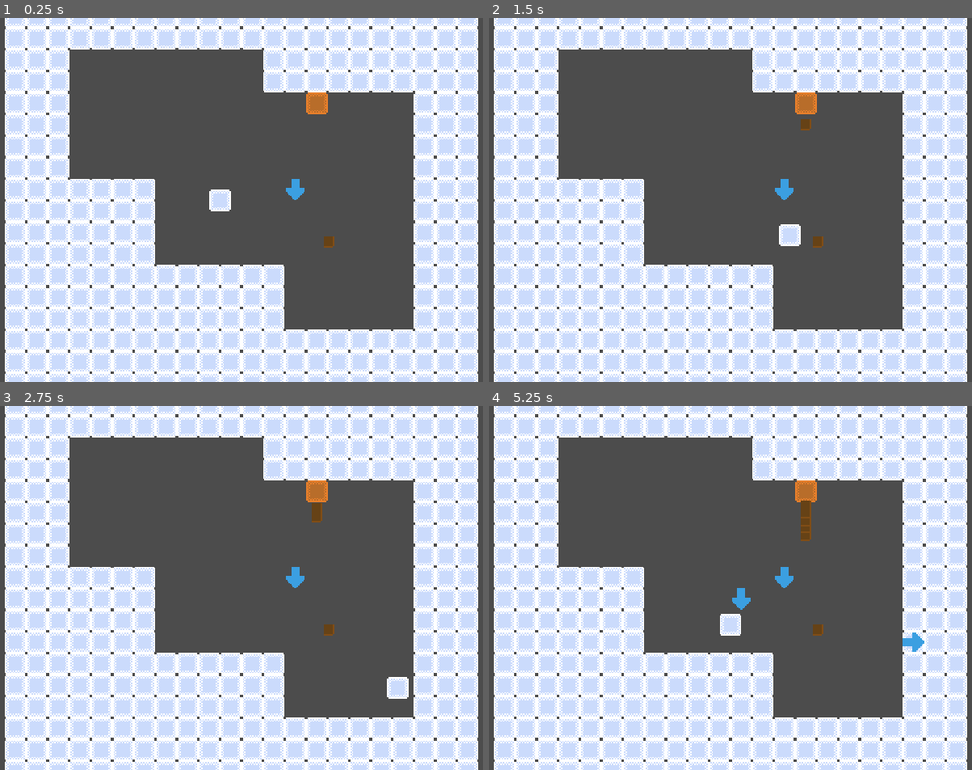
Above: before the commit, frames 1-4 (two rows, left to right).
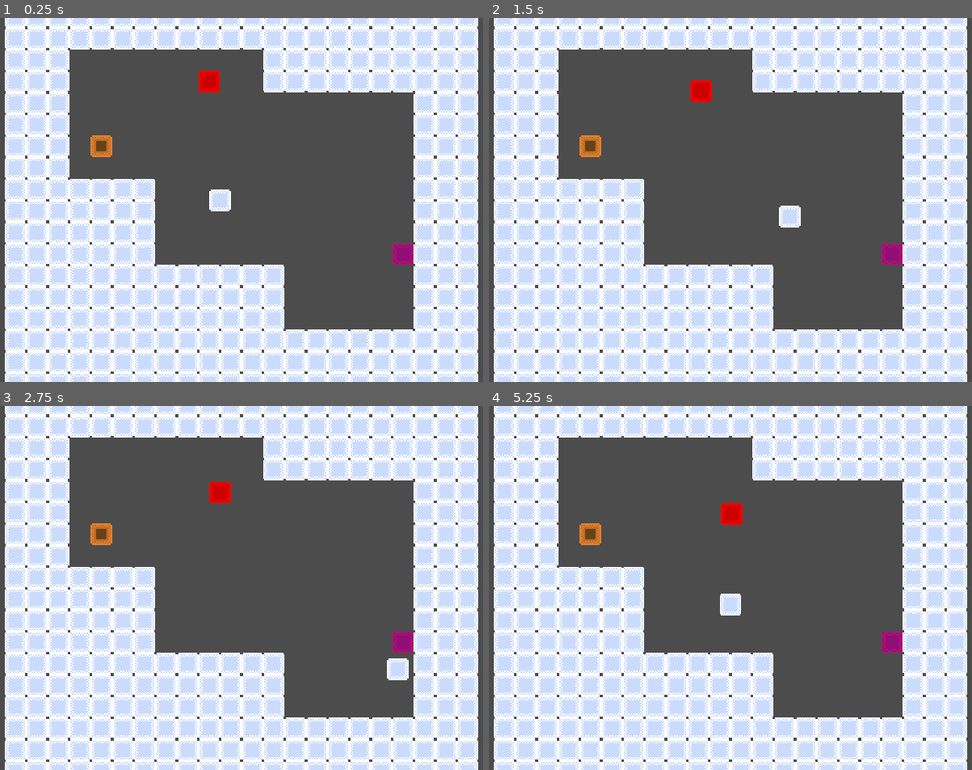
Above: after the commit, the same moments.

Repository: jakubtomsu/ludum-dare-53
Game: Godot game, scene res://TestLevel.tscn
The game is run twice, just before and just after one commit, with the same random seed, the same clock (stepped at 60 frames per second) and the same inputs.
Inputs (mouse positions are in pixels of both pictures, inside the frame that each line leads up to):
- Up to frame 1 (0.25 s): no input
- Up to frame 2 (1.5 s): move the mouse to (851, 181) at 0.52 s; hold D (player_move_right) 0.53-1.28 s; tap R (player_place_rotate, bound only before the commit) at 0.6 s; click (851, 181) at 0.8 s; move the mouse to (580, 218) at 1.27 s; hold S (player_move_down) from 1.28 s (still down); click (580, 218) at 1.35 s
- Up to frame 3 (2.75 s): tap R (player_place_rotate, bound only before the commit) at 1.55 s; move the mouse to (284, 507) at 2.02 s; release S (player_move_down) at 2.03 s; hold D (player_move_right) from 2.03 s (still down); tap Space (player_dash) at 2.1 s; click (284, 507) at 2.3 s
- Up to frame 4 (5.25 s): move the mouse to (677, 660) at 2.77 s; release D (player_move_right) at 2.78 s; hold W (player_move_up) 2.78-3.53 s; tap R (player_place_rotate, bound only before the commit) at 2.85, 4.35 s; move the mouse to (904, 642) at 3.52 s; hold A (player_move_left) 3.53-5.03 s; click (904, 642) at 3.6 s; move the mouse to (513, 533) at 4.27 s; move the mouse to (740, 588) at 5.02 s; hold S (player_move_down) from 5.03 s (still down); click (740, 588) at 5.1 s

The runs differ from the first frame. In frame 1, 1.2% of the frame differs, in the area x 18-86%, y 14-68%; in frame 2, 1.8%; in frame 3, 1.8%; in frame 4, 2.2%, in the area x 18-91%, y 20-68%.

Commit message:
Kicking, player, ...

Diff:
--- /dev/null
+++ b/Enemy.gd
@@ -0,0 +1,14 @@
+extends KinematicBody2D
+
+var velocity = Vector2()
+# like a stun factor just reversed
+var movement_factor: float = 0.0
+
+func _process(delta):
+	velocity += (Global.player.position - position).normalized() * delta * 20 * movement_factor
+	velocity /= 1.0 + delta * 2.0 * movement_factor
+
+	movement_factor = lerp(movement_factor, 1.0, delta * 2.0)
+
+func _physics_process(delta):
+	velocity = move_and_slide(velocity)
--- /dev/null
+++ b/Enemy.tscn
@@ -0,0 +1,18 @@
+[gd_scene load_steps=4 format=2]
+
+[ext_resource path="res://Sprites/placeholder.png" type="Texture" id=1]
+[ext_resource path="res://Enemy.gd" type="Script" id=2]
+
+[sub_resource type="RectangleShape2D" id=1]
+
+[node name="Enemy" type="KinematicBody2D" groups=["enemy"]]
+modulate = Color( 1, 0, 0, 1 )
+collision_layer = 8
+collision_mask = 11
+script = ExtResource( 2 )
+
+[node name="CollisionShape2D" type="CollisionShape2D" parent="."]
+shape = SubResource( 1 )
+
+[node name="Sprite" type="Sprite" parent="."]
+texture = ExtResource( 1 )
--- a/Packages/NormalPackage.tscn
+++ b/Packages/NormalPackage.tscn
@@ -4,11 +4,12 @@
 [ext_resource path="res://Packages/Package.gd" type="Script" id=2]
 
 [sub_resource type="CircleShape2D" id=1]
-radius = 3.0
+radius = 4.0
 
-[node name="NormalPackage" type="RigidBody2D"]
-mode = 2
-linear_damp = 10.0
+[node name="NormalPackage" type="KinematicBody2D"]
+z_index = 200
+collision_layer = 2
+collision_mask = 3
 script = ExtResource( 2 )
 
 [node name="Sprite" type="Sprite" parent="."]
--- a/Packages/Package.gd
+++ b/Packages/Package.gd
@@ -1,4 +1,36 @@
-extends RigidBody2D
+extends KinematicBody2D
 
-func conveyor_belt_apply_force(force: Vector2):
-	apply_central_impulse(force)
+export var damping: float = 1.0
+
+var velocity = Vector2()
+
+func _physics_process(delta):
+	var old_velocity = velocity
+	velocity = move_and_slide(velocity)
+	var damp = damping if get_slide_count() == 0 else 10
+	velocity *= 1.0 / (1.0 + delta * damp)
+
+	for i in range(0, get_slide_count()):
+		var col = get_slide_collision(i)
+		if col.collider.is_in_group("enemy"):
+			var b = col.collider
+			b.velocity = old_velocity
+			b.movement_factor = 0
+			print("Hey")
+
+func ease_out_bounce(x: float) -> float:
+	var n1 := 7.5625
+	var d1 := 2.75
+	if x < 1.0 / d1:
+		return n1 * x * x
+	elif x < 2.0 / d1:
+		x -= 1.5 / d1
+		return n1 * (x) * x + 0.75
+	elif x < 2.5 / d1:
+		x -= 2.25 / d1
+		return n1 * (x) * x + 0.9375
+	else:
+		if x > 1.0:
+			return 1.0
+		x -= 2.625 / d1
+		return n1 * (x) * x + 0.984375
--- /dev/null
+++ b/Parts/PackageOutput.gd
@@ -0,0 +1,4 @@
+extends Node2D
+
+func _on_Area2D_body_entered(body):
+	body.queue_free()
--- /dev/null
+++ b/Parts/PackageOutput.tscn
@@ -0,0 +1,23 @@
+[gd_scene load_steps=4 format=2]
+
+[ext_resource path="res://Sprites/placeholder.png" type="Texture" id=1]
+[ext_resource path="res://Parts/PackageOutput.gd" type="Script" id=2]
+
+[sub_resource type="RectangleShape2D" id=1]
+extents = Vector2( 8, 8 )
+
+[node name="PackageOutput" type="Node2D"]
+script = ExtResource( 2 )
+
+[node name="Area2D" type="Area2D" parent="."]
+collision_layer = 0
+collision_mask = 2
+
+[node name="CollisionShape2D" type="CollisionShape2D" parent="Area2D"]
+shape = SubResource( 1 )
+
+[node name="Sprite" type="Sprite" parent="."]
+modulate = Color( 0.705882, 0.0705882, 0.458824, 1 )
+texture = ExtResource( 1 )
+
+[connection signal="body_entered" from="Area2D" to="." method="_on_Area2D_body_entered"]
--- a/Parts/PackageSpawner.gd
+++ b/Parts/PackageSpawner.gd
@@ -1,18 +1,12 @@
-extends StaticBody2D
+extends Node2D
 
 onready var package = preload("res://Packages/NormalPackage.tscn")
+onready var area = $Area2D
 
 var timer = null
 
-func _ready():
-	timer = Timer.new()
-	add_child(timer)
-	timer.connect("timeout", self, "_on_Timer_timeout")
-	timer.set_wait_time(1.0)
-	timer.set_one_shot(false)
-	timer.start()
-
-func _on_Timer_timeout():
-	var inst = package.instance()
-	inst.global_position = global_position + Vector2(0, Global.TILE_SIZE)
-	get_tree().get_root().add_child(inst)
+func _physics_process(delta):
+	if len(area.get_overlapping_bodies()) == 0:
+		var inst = package.instance()
+		inst.global_position = global_position
+		get_tree().get_root().add_child(inst)
--- a/Parts/PackageSpawner.tscn
+++ b/Parts/PackageSpawner.tscn
@@ -4,14 +4,17 @@
 [ext_resource path="res://Parts/PackageSpawner.gd" type="Script" id=2]
 
 [sub_resource type="RectangleShape2D" id=1]
-extents = Vector2( 8, 8 )
+extents = Vector2( 6, 6 )
 
-[node name="PackageSpawner" type="StaticBody2D"]
+[node name="PackageSpawner" type="Node2D"]
 script = ExtResource( 2 )
 
 [node name="Sprite" type="Sprite" parent="."]
 modulate = Color( 0.905882, 0.498039, 0.168627, 1 )
 texture = ExtResource( 1 )
 
-[node name="CollisionShape2D" type="CollisionShape2D" parent="."]
+[node name="Area2D" type="Area2D" parent="."]
+collision_mask = 3
+
+[node name="CollisionShape2D" type="CollisionShape2D" parent="Area2D"]
 shape = SubResource( 1 )
--- a/Player/Player.gd
+++ b/Player/Player.gd
@@ -4,9 +4,7 @@
 export var move_damp: float = 20.0
 export var move_dash: float = 300.0
 
-onready var conveyor_belt = preload("res://Parts/ConveyorBelt.tscn")
-onready var tile_highlight = get_parent().get_node("TileHighlight")
-onready var tile_hightlight_area = tile_highlight.get_node("Area2D")
+onready var item_area = $ItemArea2D
 
 var velocity = Vector2()
 var place_rotation: float = 0.0
@@ -24,37 +22,31 @@
 	x /= Global.TILE_SIZE
 	return Vector2(floor(x.x) + 0.5, floor(x.y) + 0.5) * Global.TILE_SIZE
 
+func get_move_dir() -> Vector2:
+	var move_dir = Vector2()
+	if Input.is_action_pressed("player_move_left"): move_dir.x -= 1.0
+	if Input.is_action_pressed("player_move_right"): move_dir.x += 1.0
+	if Input.is_action_pressed("player_move_up"): move_dir.y -= 1.0
+	if Input.is_action_pressed("player_move_down"): move_dir.y += 1.0
+	return move_dir
+
 func _process(delta):
 	if Input.is_action_just_pressed("player_place_rotate"):
 		place_rotation += deg2rad(90)
 
-	var mouse_tile = round_to_tile(get_global_mouse_position())
-	tile_highlight.position = mouse_tile
-	tile_highlight.rotation = place_rotation
+	var aim_dir = (get_global_mouse_position() - global_position).normalized()
+	item_area.position = aim_dir * Global.TILE_SIZE * 0.7
 
-	var place_tile_already_has_something: bool = len(tile_hightlight_area.get_overlapping_areas()) > 0
-
-	var can_place = mouse_tile.distance_to(position) < Global.TILE_SIZE * 4 && !place_tile_already_has_something
-	tile_highlight.visible = can_place
-
-	if Input.is_action_just_pressed("player_shoot") && can_place:
-		var belt = conveyor_belt.instance()
-		belt.position = mouse_tile
-		belt.rotation = place_rotation
-		get_tree().get_root().add_child(belt)
+	if Input.is_action_just_pressed("player_shoot"):
+		for b in item_area.get_overlapping_bodies():
+			b.velocity = (aim_dir + (b.global_position - global_position).normalized() * 0.5) * 100
+			if b.is_in_group("enemy"):
+				b.movement_factor = 0
 
 func _physics_process(delta: float):
 	assert(Global.player == self)
 
-	var move_dir = Vector2()
-	if Input.is_action_pressed("player_move_left"):
-		move_dir.x -= 1.0
-	if Input.is_action_pressed("player_move_right"):
-		move_dir.x += 1.0
-	if Input.is_action_pressed("player_move_up"):
-		move_dir.y -= 1.0
-	if Input.is_action_pressed("player_move_down"):
-		move_dir.y += 1.0
+	var move_dir = get_move_dir()
 
 	if Input.is_action_just_pressed("player_dash"):
 		velocity += move_dir * move_dash
--- a/Player/Player.tscn
+++ b/Player/Player.tscn
@@ -1,34 +1,35 @@
-[gd_scene load_steps=6 format=2]
+[gd_scene load_steps=5 format=2]
 
 [ext_resource path="res://Player/Player.gd" type="Script" id=1]
 [ext_resource path="res://Sprites/placeholder.png" type="Texture" id=2]
-[ext_resource path="res://Sprites/arrow.png" type="Texture" id=3]
+
+[sub_resource type="CircleShape2D" id=2]
+radius = 19.0
 
 [sub_resource type="RectangleShape2D" id=1]
 extents = Vector2( 8, 8 )
 
-[sub_resource type="RectangleShape2D" id=2]
-extents = Vector2( 4, 4 )
-
 [node name="Player" type="Node2D"]
 
 [node name="KinematicBody2D" type="KinematicBody2D" parent="."]
+collision_layer = 4
 script = ExtResource( 1 )
+
+[node name="ItemArea2D" type="Area2D" parent="KinematicBody2D"]
+position = Vector2( 15, 0 )
+collision_layer = 0
+collision_mask = 10
+
+[node name="CollisionShape2D" type="CollisionShape2D" parent="KinematicBody2D/ItemArea2D"]
+position = Vector2( -2, 0 )
+shape = SubResource( 2 )
 
 [node name="Icon" type="Sprite" parent="KinematicBody2D"]
 position = Vector2( 9.53674e-07, -4.17233e-07 )
 z_index = 100
 texture = ExtResource( 2 )
 
+[node name="AnimatedSprite" type="AnimatedSprite" parent="KinematicBody2D"]
+
 [node name="CollisionShape2D" type="CollisionShape2D" parent="KinematicBody2D"]
 shape = SubResource( 1 )
-
-[node name="TileHighlight" type="Sprite" parent="."]
-modulate = Color( 0.611765, 0.835294, 0.980392, 0.286275 )
-position = Vector2( 17, 7 )
-texture = ExtResource( 3 )
-
-[node name="Area2D" type="Area2D" parent="TileHighlight"]
-
-[node name="CollisionShape2D" type="CollisionShape2D" parent="TileHighlight/Area2D"]
-shape = SubResource( 2 )
--- a/TestLevel.tscn
+++ b/TestLevel.tscn
@@ -1,9 +1,9 @@
 [gd_scene load_steps=8 format=2]
 
 [ext_resource path="res://Player/Player.tscn" type="PackedScene" id=1]
-[ext_resource path="res://Parts/ConveyorBelt.tscn" type="PackedScene" id=2]
+[ext_resource path="res://Parts/PackageOutput.tscn" type="PackedScene" id=2]
 [ext_resource path="res://Sprites/placeholder.png" type="Texture" id=3]
-[ext_resource path="res://Packages/NormalPackage.tscn" type="PackedScene" id=4]
+[ext_resource path="res://Enemy.tscn" type="PackedScene" id=4]
 [ext_resource path="res://Parts/PackageSpawner.tscn" type="PackedScene" id=5]
 
 [sub_resource type="ConvexPolygonShape2D" id=2]
@@ -43,23 +43,22 @@
 
 [node name="Node2D" type="Node2D"]
 
+[node name="Enemy" parent="." instance=ExtResource( 4 )]
+position = Vector2( -8, -88 )
+
 [node name="Camera2D" type="Camera2D" parent="."]
 current = true
 
 [node name="Player" parent="." instance=ExtResource( 1 )]
 
-[node name="ConveyorBelt" parent="." instance=ExtResource( 2 )]
-position = Vector2( 56, -8 )
-strength = 16.0
+[node name="PackageOutput" parent="." instance=ExtResource( 2 )]
+position = Vector2( 136, 40 )
 
 [node name="PackageSpawner" parent="." instance=ExtResource( 5 )]
-position = Vector2( 72, -72 )
+position = Vector2( -88, -40 )
 
 [node name="TileMap" type="TileMap" parent="."]
 tile_set = SubResource( 1 )
 cell_size = Vector2( 16, 16 )
 format = 1
 tile_data = PoolIntArray( -720906, 0, 0, -720905, 0, 0, -720904, 0, 0, -720903, 0, 0, -720902, 0, 0, -720901, 0, 0, -72 …(4410 unchanged characters)…
-
-[node name="RigidBody2D" parent="." instance=ExtResource( 4 )]
-position = Vector2( 81, 31 )
--- a/project.godot
+++ b/project.godot
@@ -58,31 +58,31 @@
 player_move_left={
 "deadzone": 0.5,
 "events": [ Object(InputEventKey,"resource_local_to_scene":false,"resource_name":"","device":0,"alt":false,"shift":false,"control":false,"meta":false,"command":false,"pressed":false,"scancode":65,"physical_scancode":0,"unicode":0,"echo":false,"script":null)
+, Object(InputEventKey,"resource_local_to_scene":false,"resource_name":"","device":0,"alt":false,"shift":false,"control":false,"meta":false,"command":false,"pressed":false,"scancode":16777231,"physical_scancode":0,"unicode":0,"echo":false,"script":null)
  ]
 }
 player_move_right={
 "deadzone": 0.5,
 "events": [ Object(InputEventKey,"resource_local_to_scene":false,"resource_name":"","device":0,"alt":false,"shift":false,"control":false,"meta":false,"command":false,"pressed":false,"scancode":68,"physical_scancode":0,"unicode":0,"echo":false,"script":null)
+, Object(InputEventKey,"resource_local_to_scene":false,"resource_name":"","device":0,"alt":false,"shift":false,"control":false,"meta":false,"command":false,"pressed":false,"scancode":16777233,"physical_scancode":0,"unicode":0,"echo":false,"script":null)
  ]
 }
 player_move_up={
 "deadzone": 0.5,
 "events": [ Object(InputEventKey,"resource_local_to_scene":false,"resource_name":"","device":0,"alt":false,"shift":false,"control":false,"meta":false,"command":false,"pressed":false,"scancode":87,"physical_scancode":0,"unicode":0,"echo":false,"script":null)
+, Object(InputEventKey,"resource_local_to_scene":false,"resource_name":"","device":0,"alt":false,"shift":false,"control":false,"meta":false,"command":false,"pressed":false,"scancode":16777232,"physical_scancode":0,"unicode":0,"echo":false,"script":null)
  ]
 }
 player_move_down={
 "deadzone": 0.5,
 "events": [ Object(InputEventKey,"resource_local_to_scene":false,"resource_name":"","device":0,"alt":false,"shift":false,"control":false,"meta":false,"command":false,"pressed":false,"scancode":83,"physical_scancode":0,"unicode":0,"echo":false,"script":null)
+, Object(InputEventKey,"resource_local_to_scene":false,"resource_name":"","device":0,"alt":false,"shift":false,"control":false,"meta":false,"command":false,"pressed":false,"scancode":16777234,"physical_scancode":0,"unicode":0,"echo":false,"script":null)
  ]
 }
 player_shoot={
 "deadzone": 0.5,
 "events": [ Object(InputEventMouseButton,"resource_local_to_scene":false,"resource_name":"","device":0,"alt":false,"shi …(212 unchanged characters)…
- ]
-}
-player_place_rotate={
-"deadzone": 0.5,
-"events": [ Object(InputEventKey,"resource_local_to_scene":false,"resource_name":"","device":0,"alt":false,"shift":false,"control":false,"meta":false,"command":false,"pressed":false,"scancode":82,"physical_scancode":0,"unicode":0,"echo":false,"script":null)
+, Object(InputEventKey,"resource_local_to_scene":false,"resource_name":"","device":0,"alt":false,"shift":false,"control":false,"meta":false,"command":false,"pressed":false,"scancode":88,"physical_scancode":0,"unicode":0,"echo":false,"script":null)
  ]
 }
 player_dash={
Binary file added: Player/player.aseprite
Binary file added: Player/player.png
